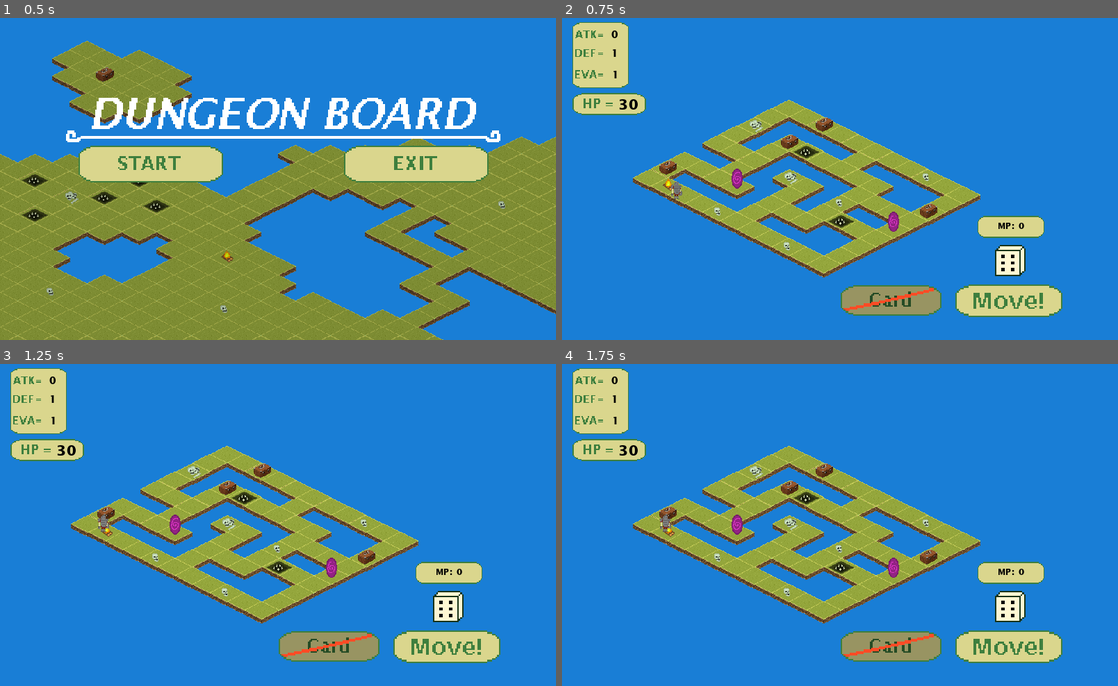
Above: before the commit, frames 1-4 (two rows, left to right).
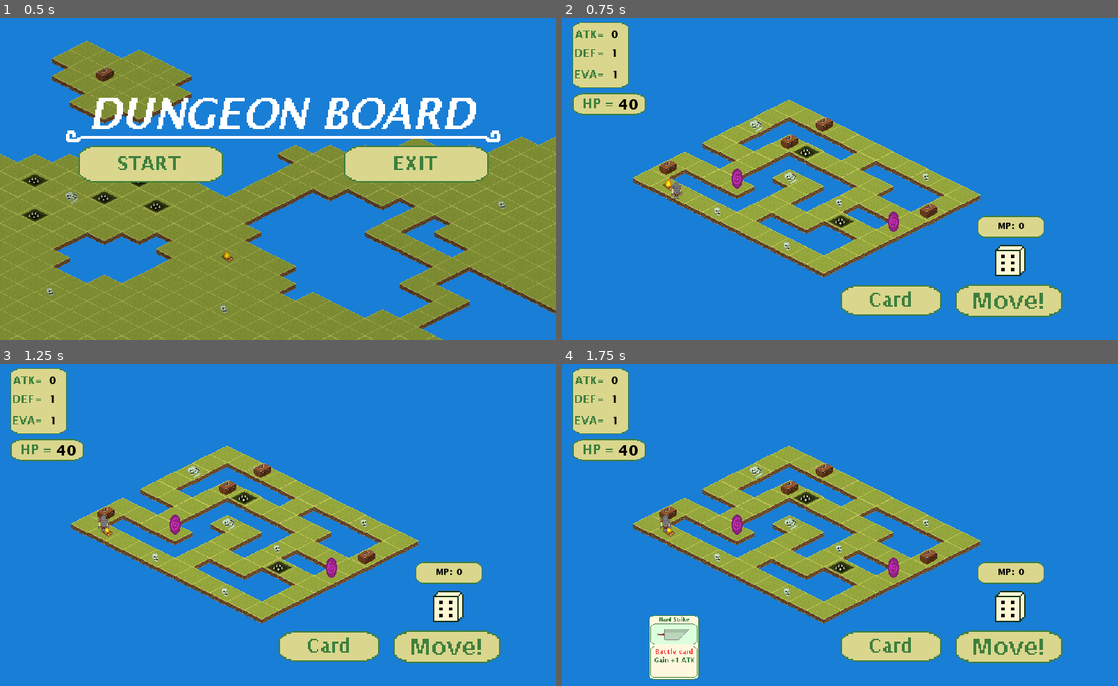
Above: after the commit, the same moments.

Repository: Patriks-Blauzda/Board-Game
Game: Godot game, scene res://MainMenu.tscn
Two runs of this game, one before a commit and one after it. Both use one fixed random seed, a clock stepped at 60 frames per second and the inputs below.
Inputs (mouse positions are in pixels of both pictures, inside the frame that each line leads up to):
- Up to frame 1 (0.5 s): no input
- Up to frame 2 (0.75 s): click (712, 162) at 0.5 s
- Up to frame 3 (1.25 s): no input
- Up to frame 4 (1.75 s): click (890, 647) at 1.27 s

Frame 1 is identical in both runs. In frame 2, 1.5% of the frame differs, in the area x 10-68%, y 25-93%; in frame 3, 1.5%; in frame 4, 3.3%, in the area x 10-68%, y 25-99%.

Commit message:
Card effects last longer, fixed card and stat bugs

Diff:
--- a/Dungeon Board/Combat.gd
+++ b/Dungeon Board/Combat.gd
@@ -25,14 +25,15 @@
 	$Player/Dice.show()
 	$Player.card_played = false
 
+	$Player.reset_bonus()
 
 	if tileid == 1:
 		var target = get_node("Enemy1")
 
 		target.def = Global.roll()
 		target.eva = Global.roll()
-		target.atk = Global.roll() / 2
-		target.hp = 18 - (target.def + target.atk + target.eva)
+		target.atk = ceil((Global.roll() - 1) / 2)
+		target.hp = 16 - (target.def + target.atk + target.eva)
 
 		target.in_combat = true
 		target.get_node("Dice").show()
@@ -43,8 +44,8 @@
 
 			target.def = Global.roll()
 			target.eva = Global.roll()
-			target.atk = Global.roll() / 2
-			target.hp = 20 - (target.def + target.atk + target.eva)
+			target.atk = ceil((Global.roll() - 1) / 2)
+			target.hp = 16 - (target.def + target.atk + target.eva)
 
 			target.in_combat = true
 			target.get_node("Dice").show()
@@ -58,6 +59,7 @@
 	$Player/Dice.hide()
 	$Player.action = -1
 	$Player.card_played = false
+	$Player.card_duration = 2
 
 	playernode.hp = $Player.hp
 	playernode.atk = $Player.atk
@@ -146,6 +148,12 @@
 func advanceturn():
 	for i in range(turnorder.size()):
 		if turnorder[i].turn:
+			if turnorder[i].name == "Player":
+				if turnorder[i].card_duration == 0:
+					turnorder[i].reset_bonus()
+				else:
+					turnorder[i].card_duration -= 1
+
 			if i < turnorder.size() - 1:
 				turnorder[i].turn = false
 				turnorder[i + 1].turn = true
@@ -190,48 +198,52 @@
 
 
 func _process(_delta):
-	if get_current_turn() != null:
-		$Turn.text = str(get_current_turn().get_name()) + "'s Turn"
-
-
-		var is_turn_finished = true
-		for i in turnorder:
-			if i.get_node("AnimationPlayer").current_animation != "Idle":
-				is_turn_finished = false
-
-		if is_turn_finished && get_current_turn().name != "Player":
+	if Global.game_active:
+		if get_current_turn() != null:
+			$Turn.text = str(get_current_turn().get_name()) + "'s Turn"
+
+
+			var is_turn_finished = true
 			for i in turnorder:
-				if i.get_node("AnimationPlayer").current_animation == "Idle":
-					get_current_turn().do_turn()
-					break
-
-		if turnorder.size() == 1:
-			get_owner().get_node("Camera2D/StatUp").show()
-			turnorder.clear()
-			$Player.turn = false
-
-
-	if rolling != 0:
-		if rolling > 160:
-			for i in [$Player, $Enemy1, $Enemy2, $Enemy3]:
-				if i.visible:
-					i.get_node("Dice").frame = Global.roll() - 1
-
-		rolling -= 1
-
-		if rolling == 160:
-			for i in [$Player, $Enemy1, $Enemy2, $Enemy3]:
-				if i.visible:
-					i.initiative = i.get_node("Dice").frame + 1
-					turnorder.append(i)
-
-			sortinitiative()
-
-	elif $Player/Dice.visible && !turnorder.empty():
-			for i in [$Player, $Enemy1, $Enemy2, $Enemy3]:
-				i.get_node("Dice").hide()
-
-			turnorder[0].turn = true
+				if i.get_node("AnimationPlayer").current_animation != "Idle":
+					is_turn_finished = false
+
+			if is_turn_finished && get_current_turn().name != "Player":
+				for i in turnorder:
+					if i.get_node("AnimationPlayer").current_animation == "Idle":
+						get_current_turn().do_turn()
+						break
+
+			if turnorder.size() == 1:
+				get_owner().get_node("Camera2D/StatUp").show()
+				$Player.reset_bonus()
+				turnorder.clear()
+				$Player.turn = false
+
+
+		if rolling != 0:
+			if rolling > 160:
+				for i in [$Player, $Enemy1, $Enemy2, $Enemy3]:
+					if i.visible:
+						i.get_node("Dice").frame = Global.roll() - 1
+
+			rolling -= 1
+
+			if rolling == 160:
+				for i in [$Player, $Enemy1, $Enemy2, $Enemy3]:
+					if i.visible:
+						i.initiative = i.get_node("Dice").frame + 1
+						turnorder.append(i)
+
+				sortinitiative()
+
+		elif $Player/Dice.visible && !turnorder.empty():
+				for i in [$Player, $Enemy1, $Enemy2, $Enemy3]:
+					i.get_node("Dice").hide()
+
+				turnorder[0].turn = true
+	else:
+		$Actions.hide()
 
 
 func _on_StatUp_pressed(extra_arg_0):
--- a/Dungeon Board/CombatPlayer.gd
+++ b/Dungeon Board/CombatPlayer.gd
@@ -4,7 +4,7 @@
 
 var idle = true
 
-var hp = 30
+var hp = 40
 var atk = 0
 var def = 1
 var eva = 1
@@ -19,7 +19,9 @@
 var moused_over = -1
 
 var turn = false
+
 var card_played = false
+var card_duration = 2
 
 
 func reset_bonus():
@@ -29,6 +31,10 @@
 
 
 func _process(_delta):
+	if hp < 1:
+		frame = 3
+		$AnimationPlayer.stop()
+
 	combat.get_node("PlayerStats/Atk").text = str(atk + bonus_atk)
 	combat.get_node("PlayerStats/Def").text = str(def + bonus_def)
 	combat.get_node("PlayerStats/Eva").text = str(eva + bonus_eva)
@@ -53,7 +59,7 @@
 		combat.get_node("Actions").hide()
 
 
-	if target != null && target.idle:
+	if target != null && target.idle && idle && turn:
 		target.self_modulate = Color(0.109804, 1, 0.219608)
 
 
@@ -61,7 +67,6 @@
 		$AnimationPlayer.play("Idle")
 
 	if ![-1, 2].has(action) && turn:
-		reset_bonus()
 		combat.advanceturn()
 
 
@@ -70,7 +75,7 @@
 		moused_over = extra_arg_0
 
 	if event is InputEventMouseButton:
-		if !event.pressed && event.button_index == 1:
+		if !event.pressed && event.button_index == 1 && idle && turn:
 			target = combat.get_node("Enemy" + str(extra_arg_0))
 
 
@@ -78,7 +83,6 @@
 	idle = true
 	if ["Attack1", "Attack2", "Attack3"].has(anim_name):
 
-		reset_bonus()
 		get_owner().advanceturn()
 
 
--- a/Dungeon Board/GameOver.gd
+++ b/Dungeon Board/GameOver.gd
@@ -2,5 +2,4 @@
 
 
 func _on_Retry_pressed():
-	get_tree().paused = false
 	var _reload = get_tree().reload_current_scene()
--- a/Dungeon Board/Hand.gd
+++ b/Dungeon Board/Hand.gd
@@ -13,14 +13,14 @@
 
 func add_card(card_index):
 	var card = card_source.instance()
-	var card_order = card_list.size()
+	var card_self = card
 
 	card.texture_normal = card.texture_normal.duplicate()
 
 	card.texture_normal.region.position.x = clamp(126 + (95 * card_index), 126, 506)
 
 	add_child(card)
-	card.connect("pressed", self, "_on_Card_Pressed", [card_index, card_order])
+	card.connect("pressed", self, "_on_Card_Pressed", [card_index, card_self])
 
 	card_list.append(card)
 
@@ -32,10 +32,15 @@
 
 
 func _ready():
+	var rng = RandomNumberGenerator.new()
+	rng.randomize()
+
+	add_card(combat_cards[rng.randi_range(0,2)])
+
 	hide()
 
 
-func _on_Card_Pressed(card_index, card_order):
+func _on_Card_Pressed(card_index, card_self):
 	if combat_cards.has(card_index) && Global.in_combat && !combatplayer.card_played:
 		match card_index:
 			0:
@@ -49,7 +54,7 @@
 
 		combatplayer.card_played = true
 		hide()
-		remove_card(card_order)
+		remove_card(card_list.find(card_self))
 
 
 	elif board_cards.has(card_index) && !Global.in_combat && !player.card_played:
@@ -61,4 +66,5 @@
 
 		player.card_played = true
 		hide()
-		remove_card(card_order)
+		print(card_self)
+		remove_card(card_list.find(card_self))
--- a/Dungeon Board/MainMenu.gd
+++ b/Dungeon Board/MainMenu.gd
@@ -2,7 +2,7 @@
 
 
 func _on_TextureButton_pressed():
-	get_tree().change_scene_to(load("res://Main.tscn"))
+	var _scene = get_tree().change_scene_to(load("res://Main.tscn"))
 
 
 func _on_TextureButton2_pressed():
--- a/Dungeon Board/Player.gd
+++ b/Dungeon Board/Player.gd
@@ -3,7 +3,7 @@
 export var atk = 0
 export var def = 1
 export var eva = 1
-export var hp = 30
+export var hp = 40
 
 
 onready var tilemap = get_owner().get_node("TileMap")
@@ -21,6 +21,7 @@
 
 func _ready():
 	position = tilemap.map_to_world(tilemap.path[tile_index]) + Vector2(250, 300)
+	Global.game_active = true
 
 
 # Updates the player's target position
@@ -84,7 +85,7 @@
 		match tilemap.get_cellv(tilemap.path[tile_index]):
 			3:
 				var hand = camera.get_node("Hand")
-				if hand.card_list.size() < 5:
+				if hand.get_child_count() < 5:
 					var rng = RandomNumberGenerator.new()
 					rng.randomize()
 
@@ -116,65 +117,68 @@
 	else:
 		if tilemap.has_won():
 			camera.get_node("Win").show()
-			get_tree().paused = true
+
 
 
 func _physics_process(_delta):
-
-	if hp < 1 || get_owner().get_node("Combat/Player").hp < 1:
-		camera.get_node("GameOver").show()
-		get_tree().paused = true
-
-	$SelectionVisual.hide()
-
-	$Anchor/TextureRect/Label.text = "MP: " + str(movement_points)
+	if Global.game_active:
+		if hp < 1 || get_owner().get_node("Combat/Player").hp < 1:
+			camera.get_node("GameOver").show()
+			Global.game_active = false
+			frame = 3
 
 
-	$Anchor/PlayerStats/Atk.text = str(atk)
-	$Anchor/PlayerStats/Def.text = str(def)
-	$Anchor/PlayerStats/Eva.text = str(eva)
-	$Anchor/PlayerStats/Health/Hp.text = str(hp)
+		$SelectionVisual.hide()
+
+		$Anchor/TextureRect/Label.text = "MP: " + str(movement_points)
 
 
-	if camera.get_node("Hand").get_child_count() > 0 && !card_played && !get_owner().get_node("Combat/Player").card_played:
-		$Anchor/Card.disabled = false
-		get_owner().get_node("Combat/Actions/Card").disabled = false
-	else:
-		$Anchor/Card.disabled = true
-		get_owner().get_node("Combat/Actions/Card").disabled = true
+		$Anchor/PlayerStats/Atk.text = str(atk)
+		$Anchor/PlayerStats/Def.text = str(def)
+		$Anchor/PlayerStats/Eva.text = str(eva)
+		$Anchor/PlayerStats/Health/Hp.text = str(hp)
 
 
-	# Will be updated when other parts of the game are done
-	if movement_points > 0 && position == tilemap.map_to_world(tilemap.path[tile_index]) && rolling == 0:
-		move()
+		if camera.get_node("Hand").get_child_count() > 0 && !card_played && !get_owner().get_node("Combat/Player").card_played:
+			$Anchor/Card.disabled = false
+			get_owner().get_node("Combat/Actions/Card").disabled = false
+		else:
+			$Anchor/Card.disabled = true
+			get_owner().get_node("Combat/Actions/Card").disabled = true
 
-		if movement_points == 0:
-			Global.turn += 1
-			card_played = false
 
-	# Animates the player moving from one tile to another
-	elif position != tilemap.map_to_world(tilemap.path[tile_index]):
-		var target = tilemap.map_to_world(tilemap.path[tile_index])
+		# Will be updated when other parts of the game are done
+		if movement_points > 0 && position == tilemap.map_to_world(tilemap.path[tile_index]) && rolling == 0:
+			move()
 
-		$Tween.interpolate_property(
-			self, "position",
-			position, target,
-			0.05, Tween.TRANS_QUAD, Tween.EASE_IN_OUT
-		)
-		$Tween.start()
+			if movement_points == 0:
+				Global.turn += 1
+				card_played = false
+				mp_bonus = 0
 
-		if position.distance_to(target) < 0.35:
-			position = target
-			$Tween.stop_all()
+		# Animates the player moving from one tile to another
+		elif position != tilemap.map_to_world(tilemap.path[tile_index]):
+			var target = tilemap.map_to_world(tilemap.path[tile_index])
 
-	elif rolling != 0:
-		if rolling > 40:
-			$Anchor/Sprite.frame = Global.roll() - 1
+			$Tween.interpolate_property(
+				self, "position",
+				position, target,
+				0.05, Tween.TRANS_QUAD, Tween.EASE_IN_OUT
+			)
+			$Tween.start()
 
-		rolling -= 1
+			if position.distance_to(target) < 0.35:
+				position = target
+				$Tween.stop_all()
 
-		if rolling == 40:
-			movement_points = $Anchor/Sprite.frame + 1 + mp_bonus
+		elif rolling != 0:
+			if rolling > 40:
+				$Anchor/Sprite.frame = Global.roll() - 1
+
+			rolling -= 1
+
+			if rolling == 40:
+				movement_points = $Anchor/Sprite.frame + 1 + mp_bonus
 
 
 
--- a/Dungeon Board/TileMap.gd
+++ b/Dungeon Board/TileMap.gd
@@ -30,12 +30,12 @@
 	while(get_cellv(path[path.size() - 1]) != 2 || next_tiles.size() > 1):
 		next_tiles = _get_next_tiles(previous, current)
 
-		# If there are multiple pats, runs itself for each direction
+		# If there are multiple paths, runs itself for each direction
 		if next_tiles.size() > 1:
 			for i in next_tiles:
 				_get_path(current, i)
 
-		# Simply adds tile to path if only one direction to move in
+		# Adds tile to path if only one direction to move in
 		elif !next_tiles.empty():
 			path.append(next_tiles[0])
 
--- a/Dungeon Board/global.gd
+++ b/Dungeon Board/global.gd
@@ -1,9 +1,11 @@
 extends Node
+
+# Global script, contents can be called from anywhere (for example, in TileMap.gd, 'Global.directions')
 
 func _ready():
 	OS.center_window()
 
-# Global script, contents can be called from anywhere (for example, in TileMap.gd, 'Global.directions')
+var game_active = false
 
 # The directions the player can move in (right, left, up, down)
 const directions : Array = [Vector2(1, 0), Vector2(-1, 0), Vector2(0, -1), Vector2(0, 1)]
Not shown, changed: Dungeon Board/export_presets.cfg
